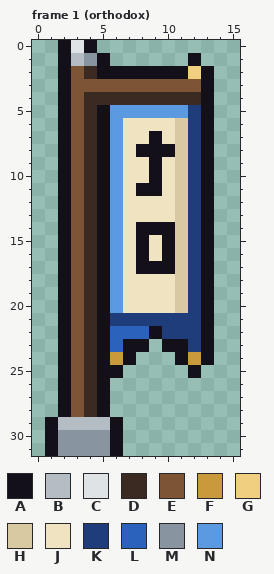
Pixel-art file -- art/decorations/sect_banner.aseprite. Above is the file before it was changed.
16x32 pixels, 3 frames. Colours within 5 levels of each other are drawn and written as one. Shown: frame 1 (orthodox). The commit also changed other frames, which this record leaves out.
Palette (. is transparent): A #14101a  B #b4bcc4  C #dfe3e6  D #3b2a22  E #7d5535  F #c99a3c  G #f0d080  H #d9c9a3  J #efe3c2  K #1f3d7a  L #2b62bc  M #8994a1  N #5b9ae0
The result:
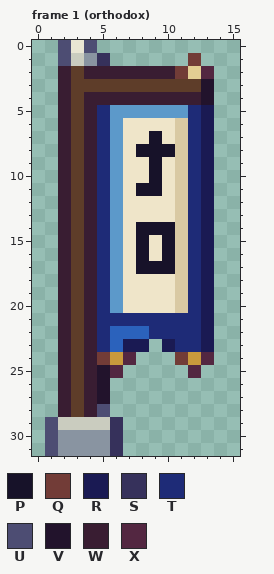
Colours new in this view: P #171229  Q #723c37  R #1a1a53  S #36315b  T #1e2b77  U #4d4d73  V #22132c  W #391d32  X #532741
Diff:
colour B: #b4bcc4 -> #caccbf
colour C: #dfe3e6 -> #e9e5d3
colour E: #7d5535 -> #5e3d29
colour G: #f0d080 -> #e3ce93
colour J: #efe3c2 -> #efe5c9
colour N: #5b9ae0 -> #5c99ca
Frame 1 (orthodox):
y 0: x 2 A -> U; x 4 A -> U
y 1: x 2 A -> U; x 5 A -> S; x 12 A -> Q
y 2: x 2 A -> W; x 4..11 DAAAAAAA -> WWWWWWWQ; x 13 A -> X
y 3: x 2 A -> W; x 13 A -> V
y 4: x 2 A -> W; x 4..13 DDDDDDDDDA -> WWWWWWWWWV
y 5..6: x 2 A -> W; x 4..5 DA -> WT; x 12..13 KA -> TR
y 7: x 2 A -> W; x 4..5 DA -> WT; x 9 A -> P; x 12..13 KA -> TR
y 8: x 2 A -> W; x 4..5 DA -> WT; x 8..10 AAA -> PPP; x 12..13 KA -> TR
y 9..10: x 2 A -> W; x 4..5 DA -> WT; x 9 A -> P; x 12..13 KA -> TR
y 11: x 2 A -> W; x 4..5 DA -> WT; x 8..9 AA -> PP; x 12..13 KA -> TR
y 12..13: x 2 A -> W; x 4..5 DA -> WT; x 12..13 KA -> TR
y 14: x 2 A -> W; x 4..5 DA -> WT; x 8..10 AAA -> PPP; x 12..13 KA -> TR
y 15..16: x 2 A -> W; x 4..5 DA -> WT; x 8 A -> P; x 10 A -> P; x 12..13 KA -> TR
y 17: x 2 A -> W; x 4..5 DA -> WT; x 8..10 AAA -> PPP; x 12..13 KA -> TR
y 18..20: x 2 A -> W; x 4..5 DA -> WT; x 12..13 KA -> TR
y 21: x 2 A -> W; x 4..13 DAKKKKKKKA -> WTTTTTTTTR
y 22: x 2 A -> W; x 4..5 DA -> WT; x 9..13 AKKKA -> TTTTR
y 23: x 2 A -> W; x 4..5 DA -> WT; x 7..8 AA -> RR; x 10..13 AAKA -> RTTR
y 24: x 2 A -> W; x 4..5 DA -> WQ; x 7 A -> X; x 11 A -> Q; x 13 A -> X
y 25: x 2 A -> W; x 4..6 DAA -> WVX; x 12 A -> X
y 26..27: x 2 A -> W; x 4..5 DA -> WV
y 28: x 2 A -> W; x 4..5 DA -> WU
y 29..31: x 1 A -> U; x 6 A -> S
Pixel boxes of the changes (left, top, right, bottom) in both pictures:
changed: (45, 40, 214, 456)
